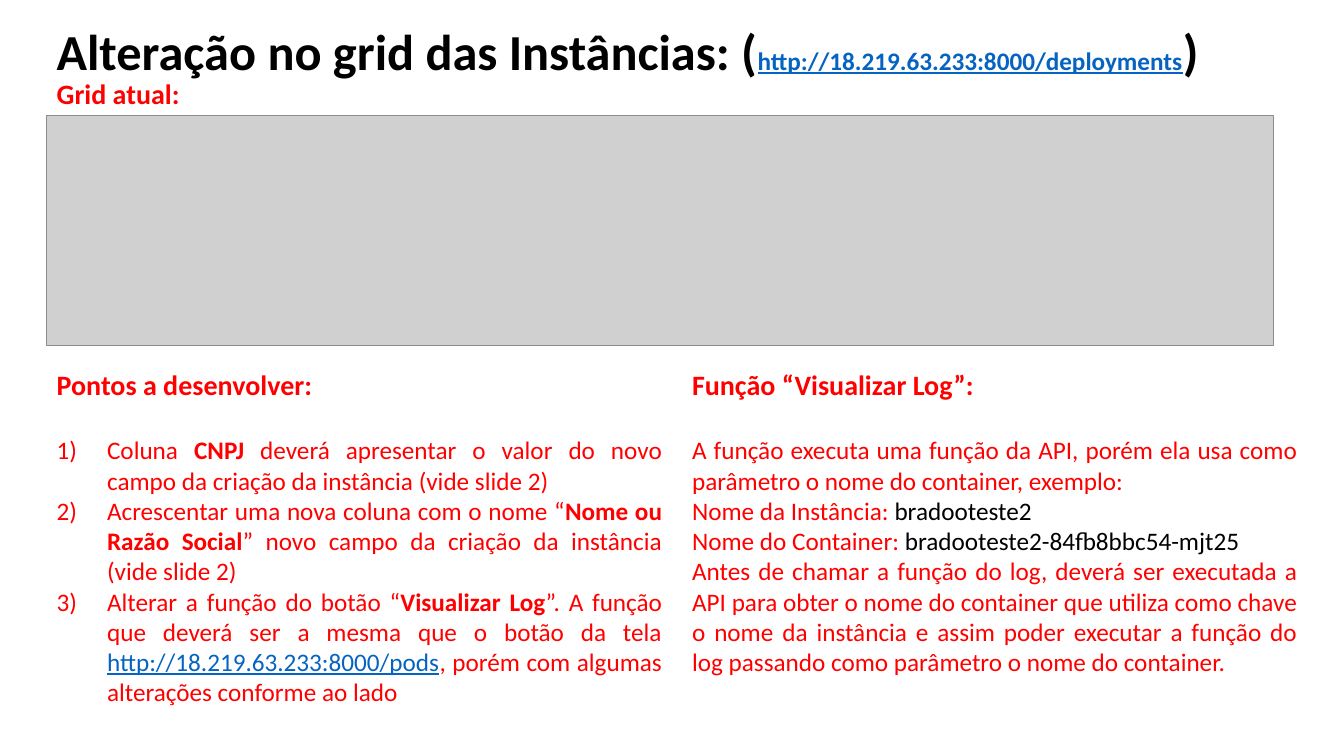
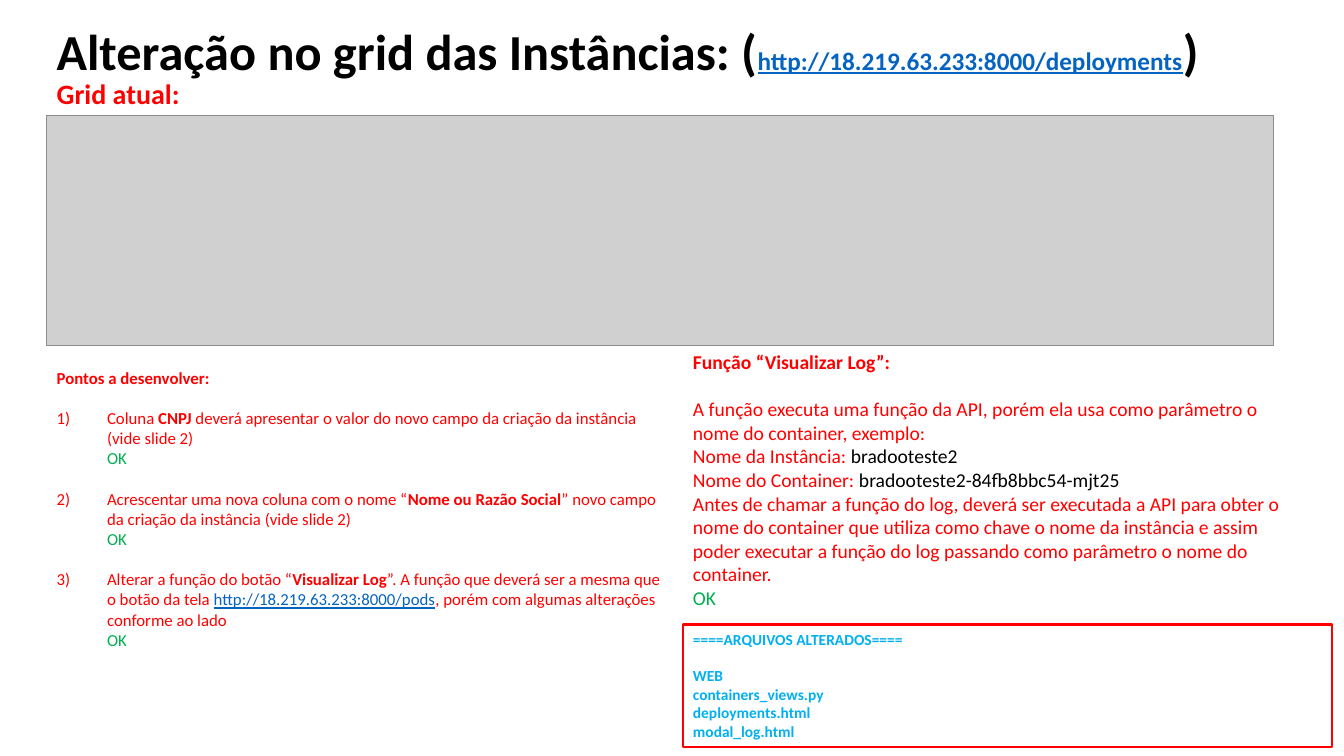
Before and after one commit to marbueno/Bradoo, a slide deck: slide 4 of documentos/Bradoo - Proptipo de Tela V3 - 20190625.pptx. Drawn at 1344x756 pixels with LibreOffice and Linux fonts; fonts in the diff are those of the drawing; grey boxes stand for pictures. Boxes give left, top, right and bottom in pixels: in the first picture for what was removed or moved away, otherwise in the second. Text is boxed around its words. In the diff, an @@ line names an element or a change of style, - is before the commit and + after.

Commit message:
Projeto Bradoo - Documentação

```diff
--- a/documentos/Bradoo - Proptipo de Tela V3 - 20190625.pptx
+++ b/documentos/Bradoo - Proptipo de Tela V3 - 20190625.pptx
@@ text "Função “Visualizar Log”:": place and size @@
-text "Função “Visualizar Log”:" at <box>692,374,1297,676</box>
+text "Função “Visualizar Log”:" at <box>693,354,1279,605</box>
@@ text at <box>693,354,1257,491</box>: size 20 to 14 pt in "Função “Visualizar Log”:"; size 18 to 14 pt in "A função executa uma função da API, ...", "Nome da Instância: bradooteste2", "Nome do Container: bradooteste2-84fb8bbc54-mjt25"; alignment justified to left @@
@@ text at <box>57,372,209,384</box>: size 20 to 12 pt in "Pontos a desenvolver:" @@
@@ text at <box>107,412,660,646</box>: text changed; size 18 to 12 pt @@
-1) Coluna CNPJ deverá apresentar o valor do novo campo da criação da instância (vide slide 2)
-2) Acrescentar uma nova coluna com o nome “Nome ou Razão Social” novo campo da criação da instância (vide slide 2)
-3) Alterar a função do botão “Visualizar Log”. A função que deverá ser a mesma que o botão da tela http://18.219.63.233:8000/pods, porém com algumas alterações conforme ao lado
+1) Coluna CNPJ deverá apresentar o valor do novo campo da criação da instância (vide slide 2)
+   OK
+2) Acrescentar uma nova coluna com o nome “Nome ou Razão Social” novo campo da criação da instância (vide slide 2)
+   OK
+3) Alterar a função do botão “Visualizar Log”. A função que deverá ser a mesma que o botão da tela http://18.219.63.233:8000/pods, porém com algumas alterações conforme ao lado
+   OK
@@ text at <box>693,497,1279,605</box>: text changed; size 18 to 14 pt @@
-Antes de chamar a função do log, deverá ser executada a API para obter o nome do container que utiliza como chave o nome da instância e assim poder executar a função do log passando como parâmetro o nome do container.
+Antes de chamar a função do log, deverá ser executada a API para obter o nome do container que utiliza como chave o nome da instância e assim poder executar a função do log passando como parâmetro o nome do container.
+OK
@@ rectangle added at <box>684,625,1333,747</box>, outline #FF0000 1.75 pt, 11 pt, text #00B0F0, bold @@
+====ARQUIVOS ALTERADOS====
+WEB
+containers_views.py
+deployments.html
+modal_log.html
```
Also in this commit, not shown: 5 other slides changed, 3 other files.
